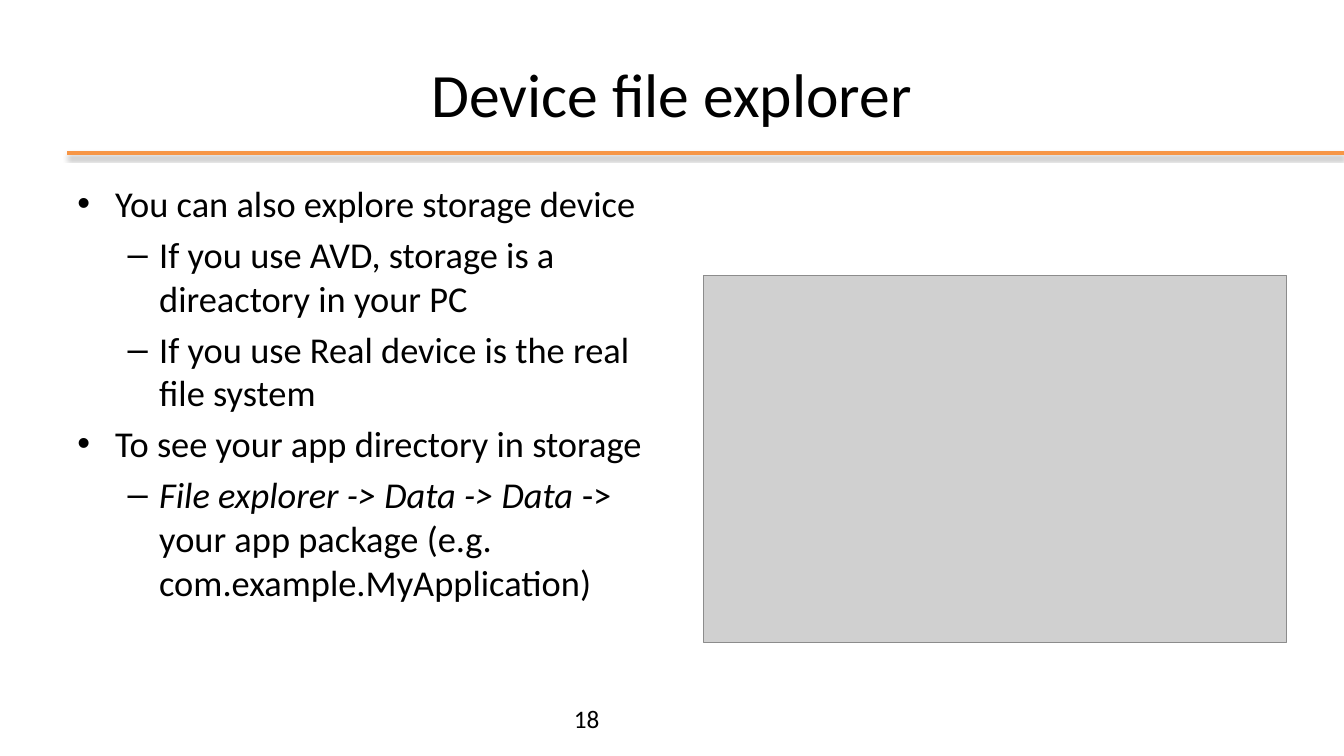
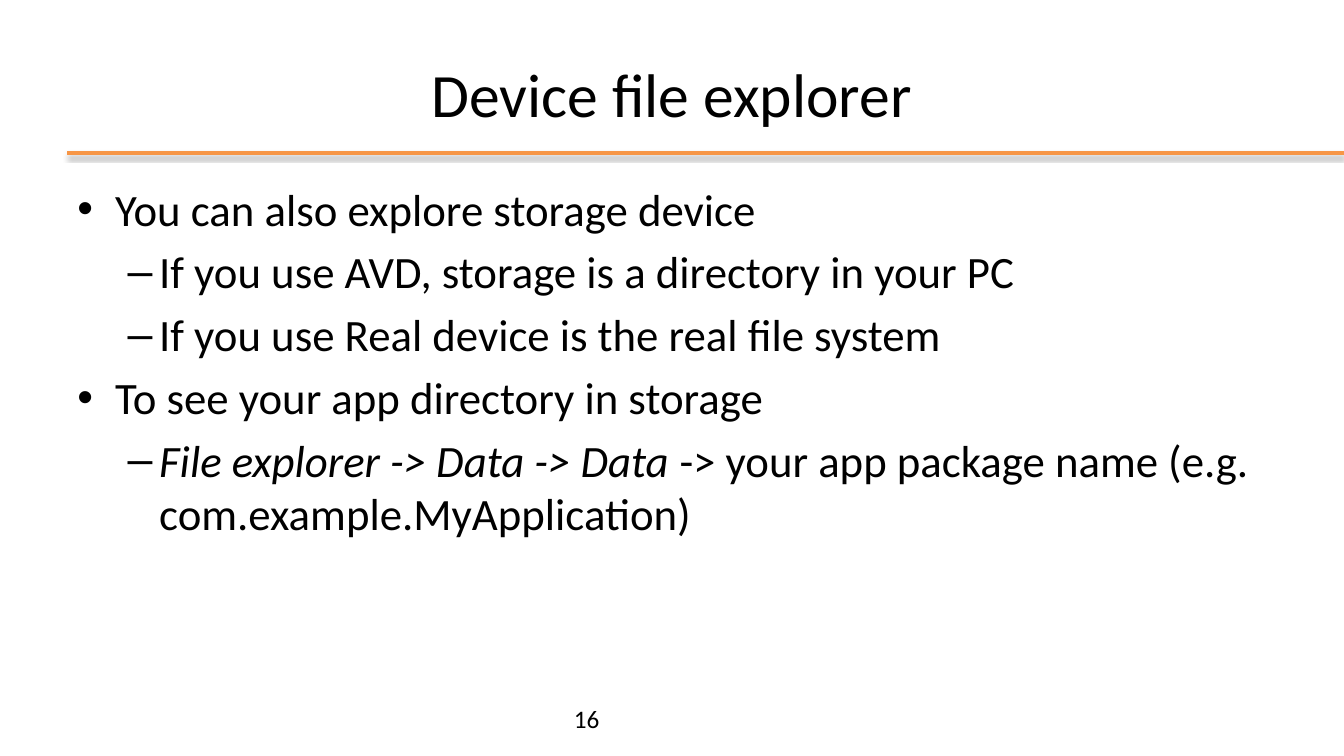
Before and after one commit to kevinmala00/ATTIVITA-PROGETTUALE, a slide deck: slide 16 of slides/02 - Android Studio.pptx (slide 18 before the commit). Drawn at 1344x756 pixels with LibreOffice and Linux fonts; fonts in the diff are those of the drawing; grey boxes stand for pictures; background and template pictures are left out. Boxes give left, top, right and bottom in pixels: in the first picture for what was removed or moved away, otherwise in the second. Text is boxed around its words. In the diff, an @@ line names an element or a change of style, - is before the commit and + after.

```diff
--- a/slides/02 - Android Studio.pptx
+++ b/slides/02 - Android Studio.pptx
@@ text at (115,195,940,422): size 26 to 32 pt in "You can also explore storage device", "If you use Real device is the ...", "To see your app directory in storage"; more space between paragraphs @@
@@ text at (159,257,1014,296): text changed; size 26 to 32 pt @@
-  – If you use AVD, storage is a direactory in your PC
+  – If you use AVD, storage is a directory in your PC
@@ picture removed at (704,275,1288,642) @@
@@ text at (159,444,1248,538): text changed; size 26 to 32 pt @@
-  – File explorer -> Data -> Data -> your app package (e.g. com.example.MyApplication)
+  – File explorer -> Data -> Data -> your app package name (e.g. com.example.MyApplication)
@@ page number at (574,711,600,728): text changed @@
-18
+16
```
Also in this commit, not shown: 21 other slides changed, 15 slides added, 8 slides removed.
